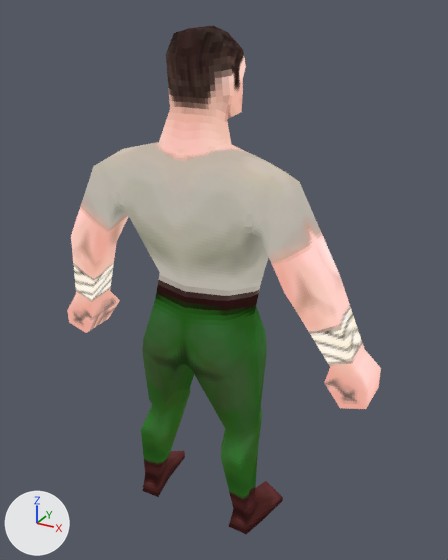
Renders of the glTF model assets/human.gltf from each side of a commit.
The view is the same before and after, from a 50 mm camera at (0.921, -1.54, 1.651) aimed at (0.041, 0.061, 0.85). Lighting does not change. The marker at lower left points along +X, +Y and +Z.

Names of what the first picture shows: 'Human'.
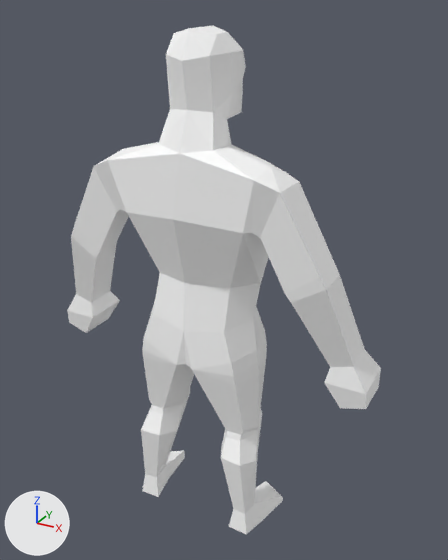
Pixel boxes [x1, y1, x2, y2] of what changed, in the pictures (448 x 560 px):
'Human', recoloured
    both: [67, 26, 381, 534]

The change, as a list of edits to the scene's bpy script:
```text
Add mat_defaultmaterial:
    mat_defaultmaterial = bpy.data.materials.new('DefaultMaterial')
    mat_defaultmaterial.use_nodes = True; mat_defaultmaterial.node_tree.nodes.clear()
    _N = mat_defaultmaterial.node_tree.nodes; _L = mat_defaultmaterial.node_tree.links
    n0 = _N.new('ShaderNodeOutputMaterial'); n0.name = 'Material Output'
    n1 = _N.new('ShaderNodeBsdfPrincipled'); n1.name = 'Principled BSDF'
    n2 = _N.new('ShaderNodeVertexColor'); n2.name = 'Color Attribute'
    _L.new(n1.outputs[0], n0.inputs[0])  # 'BSDF' to 'Surface'
    _L.new(n2.outputs[0], n1.inputs[0])  # 'Color' to 'Base Color'
Change me_humanmesh:
    where me_humanmesh.from_pydata(...)  # 229 vertices, 454 faces; spans x -0.56..0.56, y -0.16..0.19, z 0.0..1.6
    remove me_humanmesh.materials.append(mat_combined)
    add me_humanmesh.materials.append(mat_defaultmaterial)
```
